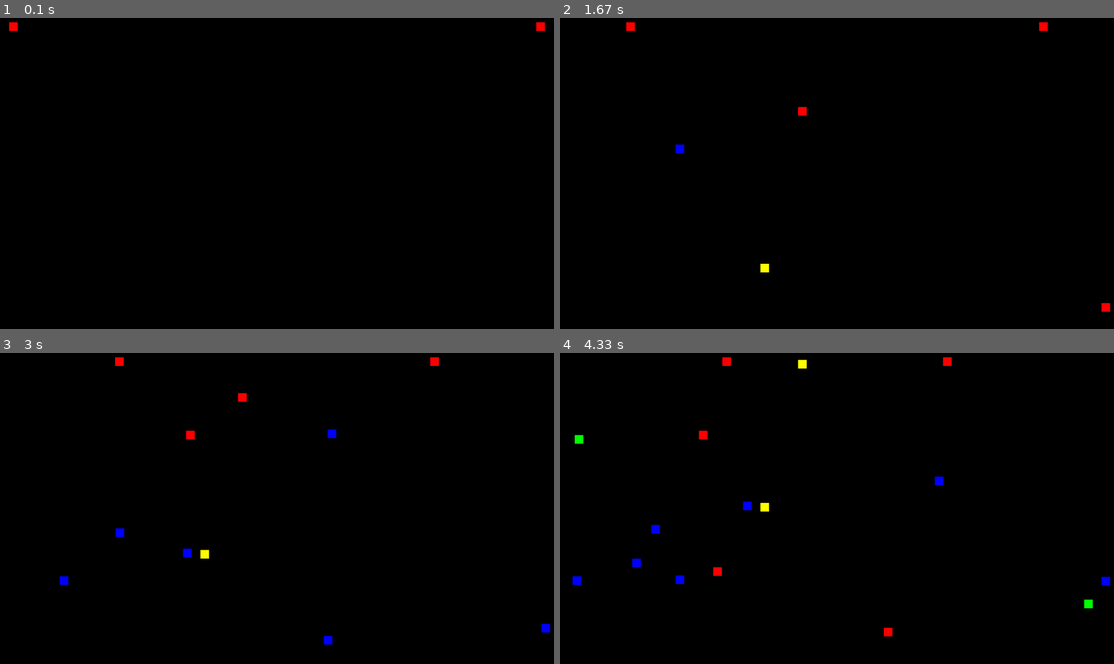
Above: before the commit, frames 1-4 (two rows, left to right).
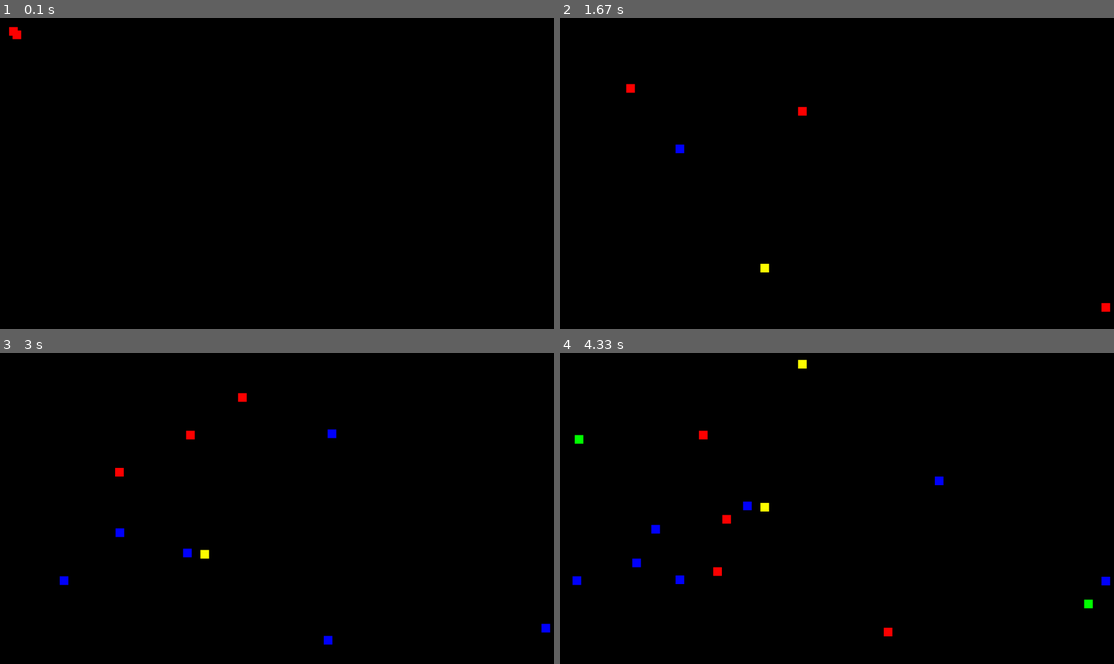
Above: after the commit, the same moments.

Repository: Domroon/pygame-experiments
Game: pygame game, started from myExperiments/experiments.py
The game is run twice, just before and just after one commit, with the same random seed, the same clock (stepped at 60 frames per second) and the same inputs.
Inputs:
- Up to frame 1 (0.1 s): no input
- Up to frame 2 (1.67 s): tap Space at 0.33, 0.73, 1.03, 1.23, 1.57 s
- Up to frame 3 (3 s): tap Space at 1.87, 2.07, 2.37, 2.63, 2.97 s
- Up to frame 4 (4.33 s): tap Space at 3.27, 3.4, 3.8, 4.1 s

The runs differ from the first frame. In frame 1, 0.1% of the frame differs, in the area x 1-99%, y 1-7%; in frame 2, 0.1%, in the area x 11-89%, y 1-25%; in frame 3, 0.1%; in frame 4, 0.1%.

Commit message:
modify other_rect_hi dont working

Diff:
--- a/myExperiments/experiments.py
+++ b/myExperiments/experiments.py
@@ -19,6 +19,11 @@
                              self.top_right_corner['x'],
                              self.bottom_right_corner['x'],
                              self.bottom_left_corner['x']]
+
+        self.all_y_corner = [self.top_left_corner['y'],
+                             self.top_right_corner['y'],
+                             self.bottom_right_corner['y'],
+                             self.bottom_left_corner['y']]
 
     def draw(self, window):
         pygame.draw.rect(window, self.color, (self.x, self.y, self.width, self.height))
@@ -51,17 +56,25 @@
                              self.bottom_right_corner['x'],
                              self.bottom_left_corner['x']]
 
+        self.all_y_corner = [self.top_left_corner['y'],
+                             self.top_right_corner['y'],
+                             self.bottom_right_corner['y'],
+                             self.bottom_left_corner['y']]
+
     def other_rect_hit(self, other_rectangle, color_list):
-        for corner in range(0, len(self.all_x_corner)):
-            for corner2 in range(0, len(other_rectangle.all_x_corner)):
-                if self.all_x_corner[corner] == other_rectangle.all_x_corner[corner2]:
-                    return True
-                else:
-                    return False
-
-        # if other_rectangle.top_left_corner['x'] == self.top_right_corner['x']:
-        #    other_rectangle.change_color(color_list)
-        #    print(self.top_right_corner['x'])
+        for corner in range(0, len(other_rectangle.all_x_corner)):
+            if self.top_left_corner['x'] <= other_rectangle.all_x_corner[corner] <= self.top_right_corner['x']\
+                    and self.bottom_left_corner['y'] >= other_rectangle.all_y_corner[corner] >= self.top_left_corner['y']:
+                return True
+            else:
+                return False
+        # for corner in range(0, len(self.all_x_corner)):
+        #    for corner2 in range(0, len(other_rectangle.all_x_corner)):
+        #        if self.all_x_corner[corner] == other_rectangle.all_x_corner[corner2] and \
+        #                self.all_y_corner[corner] == other_rectangle.all_y_corner[corner2]:
+        #            return True
+        #        else:
+        #            return False
 
 
 def redraw(rectangles, test_Rect_1, test_Rect_2, window):
@@ -124,8 +137,8 @@
     topScreenBorder = 0
     bottomScreenBorder = screenHeight - rectHeight
 
-    test_Rect_1 = Rectangle(10, 10, rectWidth, rectHeight, red, 1, 0)
-    test_Rect_2 = Rectangle(1250, 10, rectWidth, rectHeight, red, -1, 0)
+    test_Rect_1 = Rectangle(40, 40, rectWidth, rectHeight, red, -1, -1)
+    test_Rect_2 = Rectangle(10, 10, rectWidth, rectHeight, red, 1, 1)
 
     run = True
     while run:
@@ -159,7 +172,6 @@
             test_Rect_1.change_color(color_list)
             test_Rect_2.change_color(color_list)
 
-
         redraw(rectangles, test_Rect_1, test_Rect_2, window)
 
 
